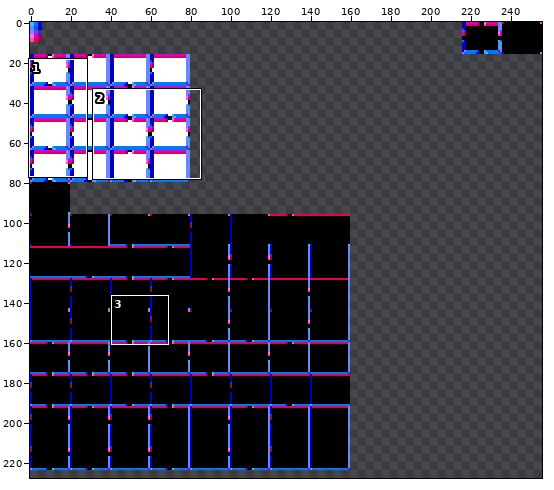
Sprite sheet, stored at assets/RoomTemplates.png. The picture above shows the old version from afar; the outline marks the close-up.
Close-up. Old version:
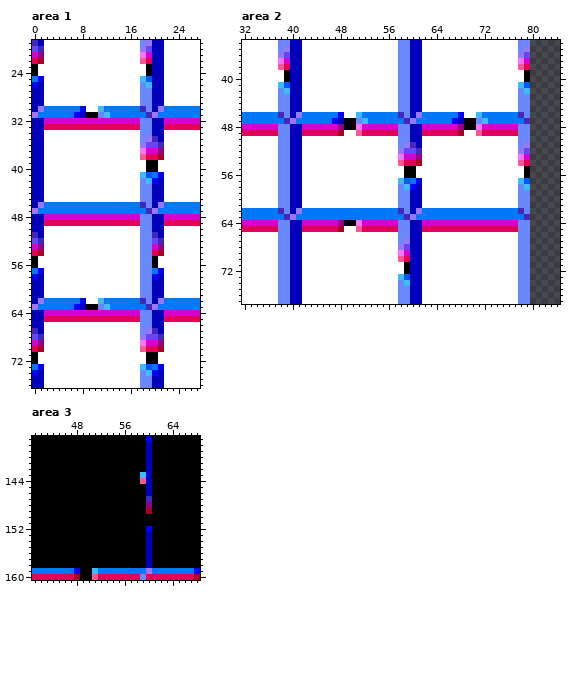
The file is 256x256 pixels. Shown: area 1: x 0..27, y 19..76; area 2: x 32..84, y 34..77; area 3: x 41..68, y 137..160. The wide view leaves out empty margins.
New version:
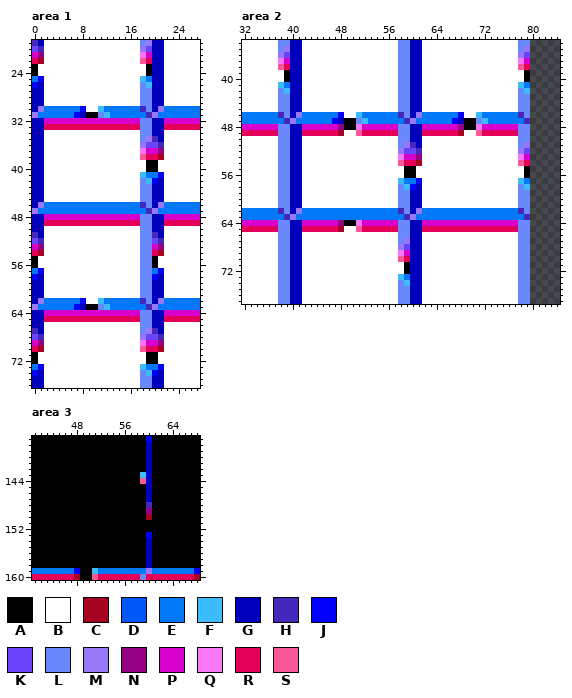
Palette (. is transparent): A #000000  B #ffffff  C #a80020  D #0058f8  E #0078f8  F #3cbcfc  G #0000bc  H #4428bc  J #0000fc  K #6844fc  L #6888fc  M #9878f8  N #940084  P #d800cc  Q #f878f8  R #e40058  S #f85898
Author's note on the commit: open rooms re-added
The edit:
{"where": "area 1"}
{"y":25,"x":19,"old":"D","new":"E"}
{"y":41,"x":19,"old":"D","new":"E"}
{"y":73,"x":19,"old":"D","new":"E"}
{"where": "area 2"}
{"y":41,"x":39,"old":"D","new":"E"}
{"y":41,"x":79,"old":"D","new":"E"}
{"y":57,"x":59,"old":"D","new":"E"}
{"y":57,"x":79,"old":"D","new":"E"}
{"y":73,"x":59,"old":"D","new":"E"}
{"where": "area 3"}
{"y":147,"x":60,"old":"H","new":"G"}
{"y":148,"x":60,"old":"N","new":"H"}
{"y":149,"x":60,"old":"C","new":"N"}
{"y":150,"x":60,"old":"A","new":"C"}
{"y":152,"x":60,"old":"J","new":"A"}
{"y":153,"x":60,"old":"G","new":"J"}
